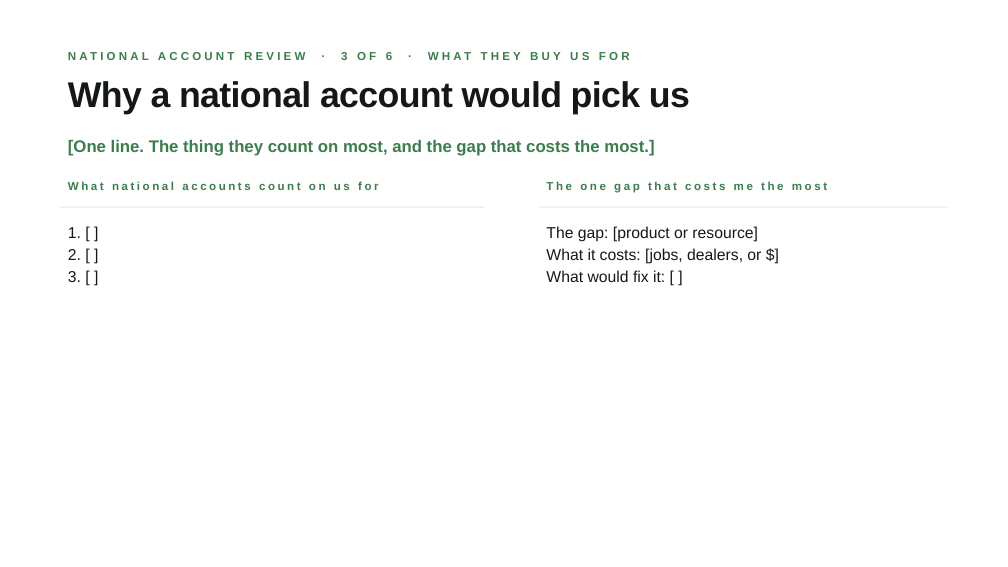
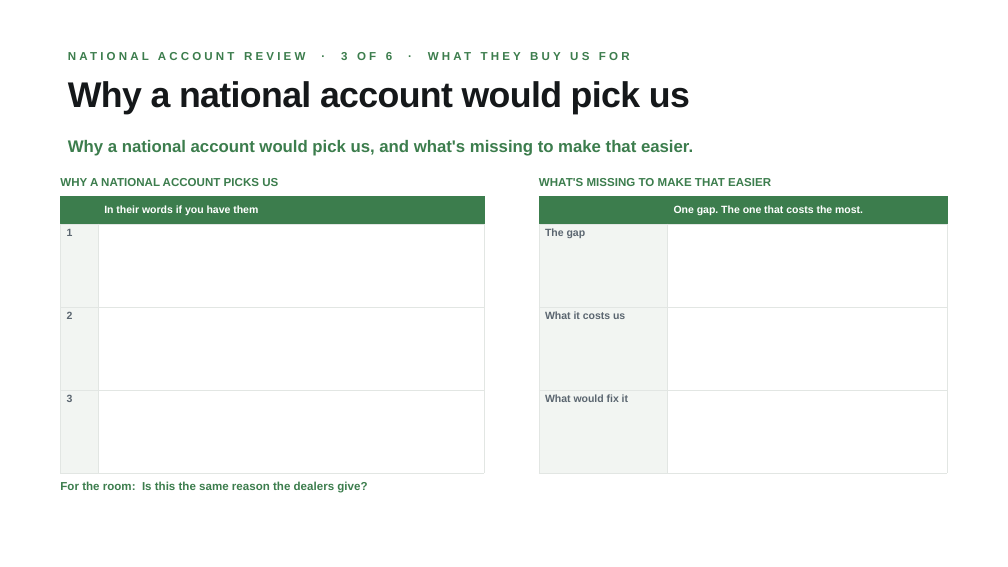
Before and after one commit to guralsnj/git_test, a slide deck: slide 4 of decks/territory-review/National Account Presentation - Mac.pptx. Drawn at 1008x567 pixels with LibreOffice and Linux fonts; fonts in the diff are those of the drawing; background and template pictures are left out. Boxes give left, top, right and bottom in pixels: in the first picture for what was removed or moved away, otherwise in the second. Text is boxed around its words. In the diff, an @@ line names an element or a change of style, - is before the commit and + after.

```diff
--- a/decks/territory-review/National Account Presentation - Mac.pptx
+++ b/decks/territory-review/National Account Presentation - Mac.pptx
@@ text at <box>68,140,693,156</box>: text changed @@
-[One line. The thing they count on most, and the gap that costs the most.]
+Why a national account would pick us, and what's missing to make that easier.
@@ text at <box>60,178,278,186</box>: text changed @@
-What national accounts count on us for
+WHY A NATIONAL ACCOUNT PICKS US
@@ text at <box>539,178,771,186</box>: text changed @@
-The one gap that costs me the most
+WHAT'S MISSING TO MAKE THAT EASIER
@@ line removed from (60, 207) to (484, 207) @@
@@ table added at <box>60,197,484,473</box>, 4 rows, 2 columns @@
+ | In their words if you have them
+1 | 
+2 | 
+3 | 
@@ line removed from (539, 207) to (948, 207) @@
@@ table added at <box>539,197,948,473</box>, 4 rows, 2 columns @@
+ | One gap. The one that costs the most.
+The gap | 
+What it costs us | 
+What would fix it | 
@@ text removed at <box>68,227,81,282</box> @@
-1. [ ]
-2. [ ]
-3. [ ]
@@ text removed at <box>546,226,761,282</box> @@
-The gap: [product or resource]
-What it costs: [jobs, dealers, or $]
-What would fix it: [ ]
@@ text added at <box>60,481,367,493</box>, 11 pt, text #3C7D4D, bold @@
+For the room: Is this the same reason the dealers give?
```
Also in this commit, not shown: 5 other slides changed, 3 other files.
